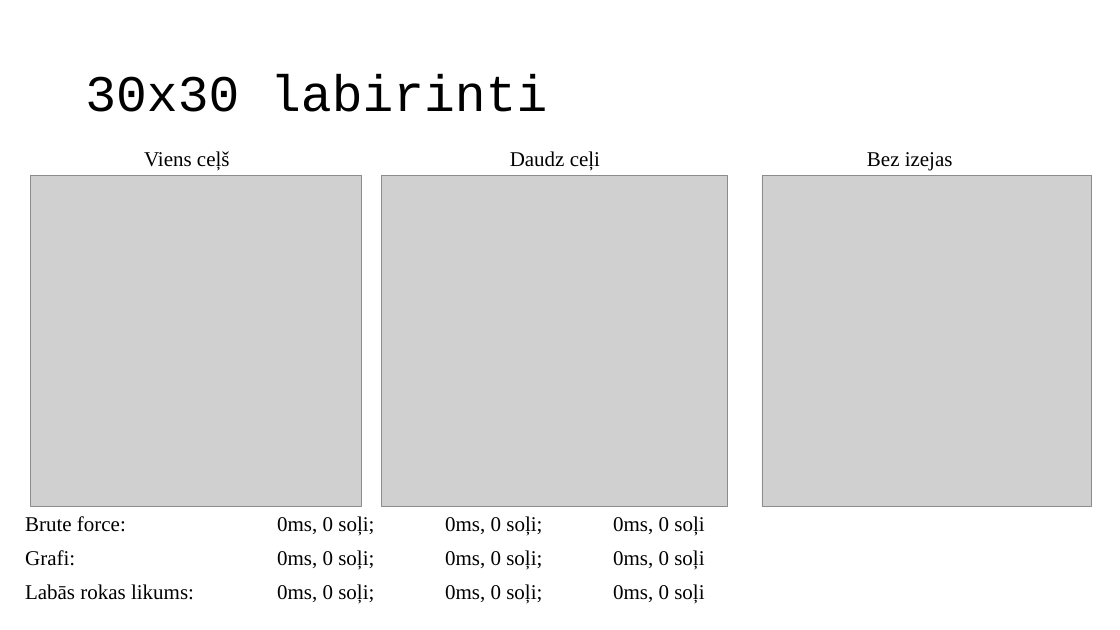
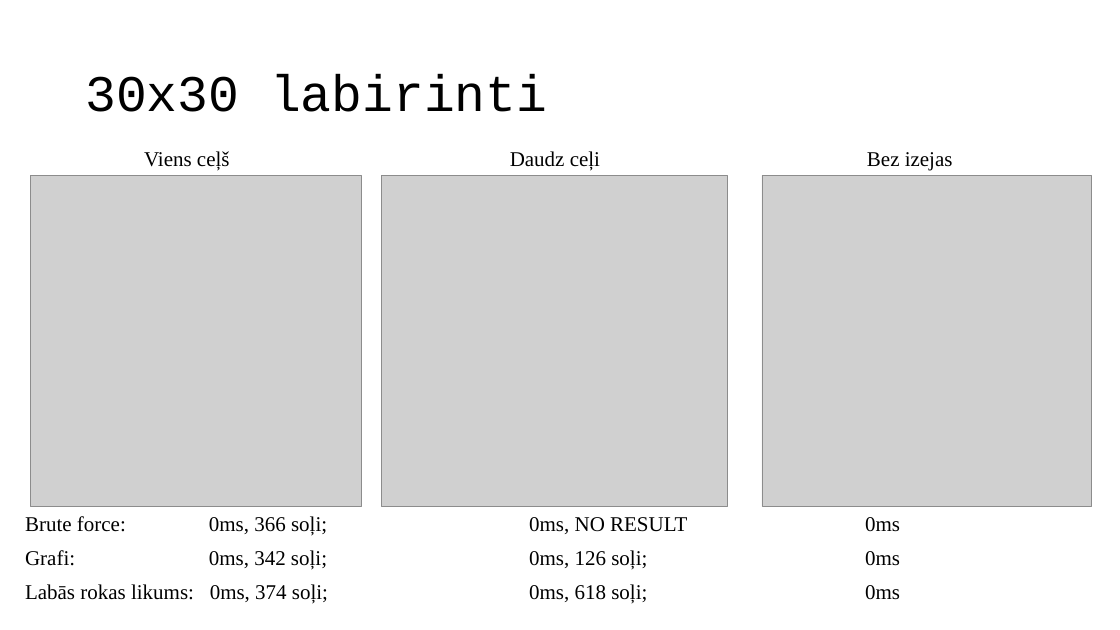
Before and after one commit to petrgabuniia/labirint, a slide deck: slide 5 of POGramētāji.pptx. Drawn at 1120x630 pixels with LibreOffice and Linux fonts; fonts in the diff are those of the drawing; grey boxes stand for pictures; background and template pictures are left out. Boxes give left, top, right and bottom in pixels: in the first picture for what was removed or moved away, otherwise in the second. Text is boxed around its words. In the diff, an @@ line names an element or a change of style, - is before the commit and + after.

```diff
--- a/POGramētāji.pptx
+++ b/POGramētāji.pptx
@@ text at [25,516,900,536]: text changed @@
-Brute force: 0ms, 0 soļi; 0ms, 0 soļi; 0ms, 0 soļi
+Brute force: 0ms, 366 soļi; 0ms, NO RESULT 0ms
@@ text at [25,550,900,570]: text changed @@
-Grafi: 0ms, 0 soļi; 0ms, 0 soļi; 0ms, 0 soļi
+Grafi: 0ms, 342 soļi; 0ms, 126 soļi; 0ms
@@ text at [25,584,900,604]: text changed @@
-Labās rokas likums: 0ms, 0 soļi; 0ms, 0 soļi; 0ms, 0 soļi
+Labās rokas likums: 0ms, 374 soļi; 0ms, 618 soļi; 0ms
```
Also in this commit, not shown: 2 other slides changed.
